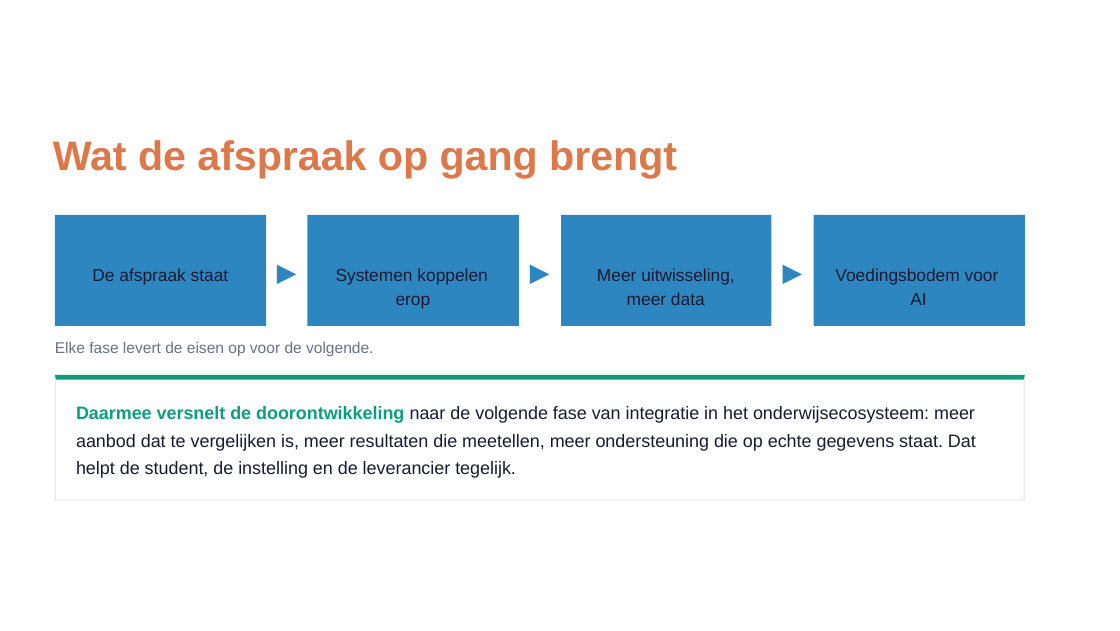
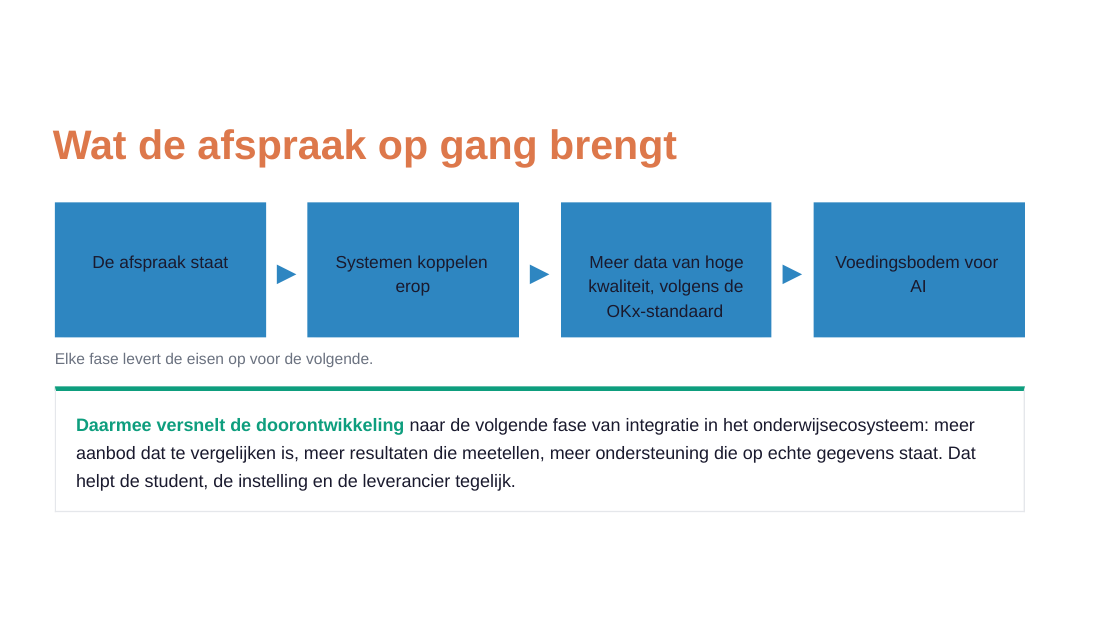
Before and after one commit to Npuls-OKx/meta, a slide deck: slide 18 of presentaties/export/260904_ai_houdbaarheid/260904_ai_houdbaarheid.pptx. Drawn at 1120x631 pixels with LibreOffice and Linux fonts; fonts in the diff are those of the drawing; background and template pictures are left out. Boxes give left, top, right and bottom in pixels: in the first picture for what was removed or moved away, otherwise in the second. Text is boxed around its words. In the diff, an @@ line names an element or a change of style, - is before the commit and + after.

Commit message:
Laatste tweaks: kwaliteit in de keten, en wat de inzet echt vraagt
Stap 3 gaat niet over meer data maar over meer data van hoge kwaliteit,
volgens de OKx-standaard. Op de inzetslide vraagt tempo om focus en
capaciteit voor de uitwerking van de specificatie, niet om sturing bij
de projectleiding, en de derde richting vraagt adoptie en onderhoud van
het GitHub-platform in het team. De besluitkaart is eruit: de titel
stelt de vraag al.

Relateert aan: #212

```diff
--- a/presentaties/export/260904_ai_houdbaarheid/260904_ai_houdbaarheid.pptx
+++ b/presentaties/export/260904_ai_houdbaarheid/260904_ai_houdbaarheid.pptx
@@ freeform shape: place and size @@
-freeform shape at <box>55,217,267,325</box>
+freeform shape at <box>55,205,267,337</box>
@@ freeform shape: place and size @@
-freeform shape at <box>55,215,267,326</box>
+freeform shape at <box>55,202,267,337</box>
@@ freeform shape: place and size @@
-freeform shape at <box>307,217,519,325</box>
+freeform shape at <box>307,205,519,337</box>
@@ freeform shape: place and size @@
-freeform shape at <box>307,215,519,326</box>
+freeform shape at <box>307,202,519,337</box>
@@ freeform shape: place and size @@
-freeform shape at <box>561,217,771,325</box>
+freeform shape at <box>561,205,771,337</box>
@@ freeform shape: place and size @@
-freeform shape at <box>561,215,771,326</box>
+freeform shape at <box>561,202,771,337</box>
@@ freeform shape: place and size @@
-freeform shape at <box>814,215,1026,326</box>
+freeform shape at <box>814,205,1026,337</box>
@@ freeform shape at <box>814,205,1026,337</box>: fill #2E86C1 to #EEF4FA @@
@@ freeform shape: place and size @@
-freeform shape at <box>814,217,1026,325</box>
+freeform shape at <box>814,202,1026,337</box>
@@ freeform shape at <box>814,202,1026,337</box>: fill #EEF4FA to #2E86C1 @@
@@ text at <box>589,255,744,272</box>: text changed @@
-Meer uitwisseling,
+Meer data van hoge
@@ 3 texts: place and size @@
-3 texts at <box>92,268,999,285</box>
+3 texts at <box>92,255,999,272</box>
@@ text at <box>588,279,743,296</box>: text changed @@
-meer data
+kwaliteit, volgens de
@@ 3 texts: place and size @@
-3 texts at <box>53,140,926,309</box>
+3 texts at <box>53,129,926,296</box>
@@ text added at <box>607,304,724,317</box>, 11.4 pt, text #1A1A2E @@
+OKx-standaard
@@ freeform shape: place and size @@
-freeform shape at <box>55,375,1025,380</box>
+freeform shape at <box>55,386,1025,512</box>
@@ freeform shape at <box>55,386,1025,512</box>: fill #0E9E7E to #FFFFFF @@
@@ freeform shape: place and size @@
-freeform shape at <box>55,375,1025,501</box>
+freeform shape at <box>55,386,1025,391</box>
@@ freeform shape at <box>55,386,1025,391</box>: fill #FFFFFF to #0E9E7E @@
@@ freeform shape: place and size @@
-freeform shape at <box>1023,375,1025,501</box>
+freeform shape at <box>55,386,56,512</box>
@@ freeform shape: place and size @@
-freeform shape at <box>55,375,56,501</box>
+freeform shape at <box>1023,386,1025,512</box>
@@ text "aanbod dat te vergelijken is, ...": place and size @@
-text "aanbod dat te vergelijken is, ..." at <box>76,434,976,451</box>
+text "aanbod dat te vergelijken is, ..." at <box>76,446,976,463</box>
@@ text "helpt de student, de instelling ...": place and size @@
-text "helpt de student, de instelling ..." at <box>76,461,516,478</box>
+text "helpt de student, de instelling ..." at <box>76,474,516,491</box>
@@ 2 texts, 1 freeform shape: place and size @@
-2 texts, 1 freeform shape at <box>55,342,1025,500</box>
+2 texts, 1 freeform shape at <box>55,353,1025,512</box>
```
Also in this commit, not shown: 1 other slide changed, 2 other files.
